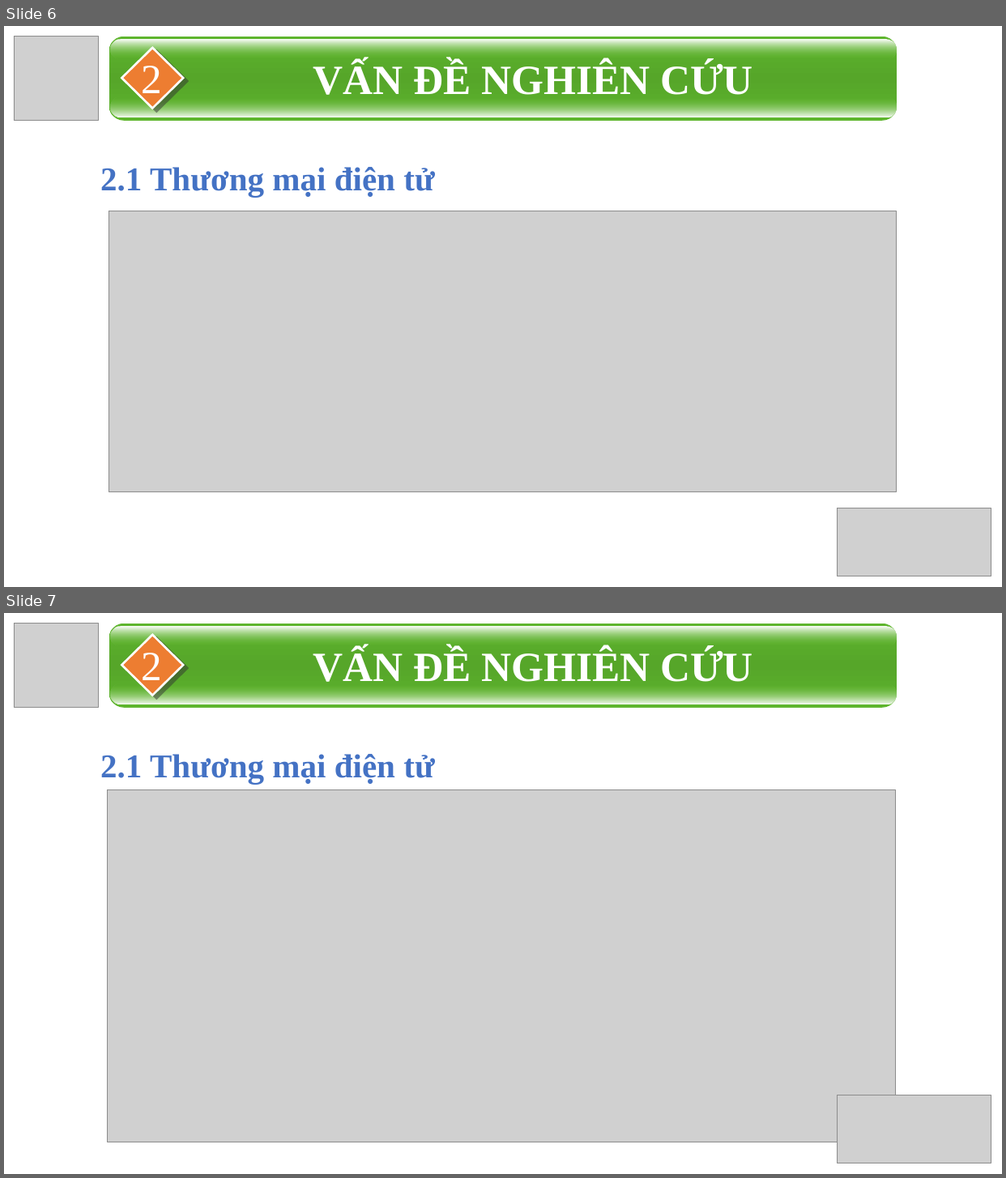
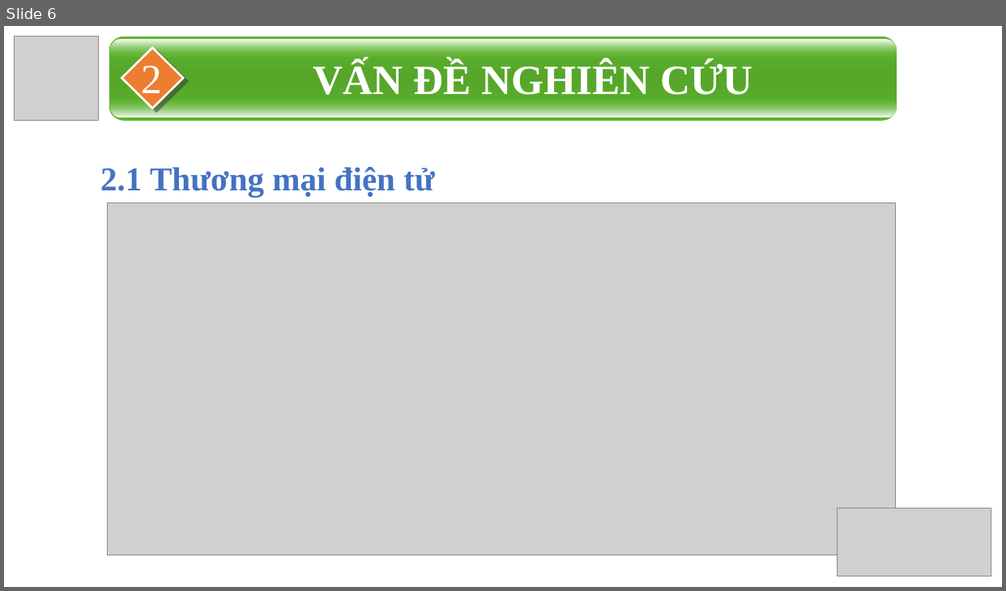
Before and after one commit to 2iamhuyvu/DATN, a slide deck: DATN.pptx. Shown one above the other, each under a label of ours: slides 6 and 7 before the commit, slide 6 after it. The pictures are 1006x1178 and 1006x591 pixels, drawn with LibreOffice and Linux fonts; fonts in the diff are those of the drawing; grey boxes stand for pictures. Boxes give left, top, right and bottom in pixels: in the first picture for what was removed or moved away, otherwise in the second. Text is boxed around its words. In the diff, an @@ line names an element or a change of style, - is before the commit and + after.

```diff
--- a/DATN.pptx
+++ b/DATN.pptx
@@ slide 6 removed at [4,26,1002,587], background #FFFFFF @@
@@ picture removed at [15,37,98,120] @@
@@ rounded rectangle removed at [108,37,897,120] @@
@@ rounded rectangle removed at [111,39,897,59] @@
@@ diamond removed at [121,48,183,109] @@
@@ text removed at [141,66,162,102] @@
-2
@@ text removed at [313,61,753,95] @@
-VẤN ĐỀ NGHIÊN CỨU
@@ rounded rectangle removed at [111,97,897,118] @@
@@ subtitle removed at [100,167,434,197] @@
-2.1 Thương mại điện tử
@@ picture removed at [108,211,896,493] @@
@@ picture removed at [837,509,991,577] @@
@@ what was slide 7 is now slide 6 @@
```
Also in this commit, not shown: 9 slides changed.
